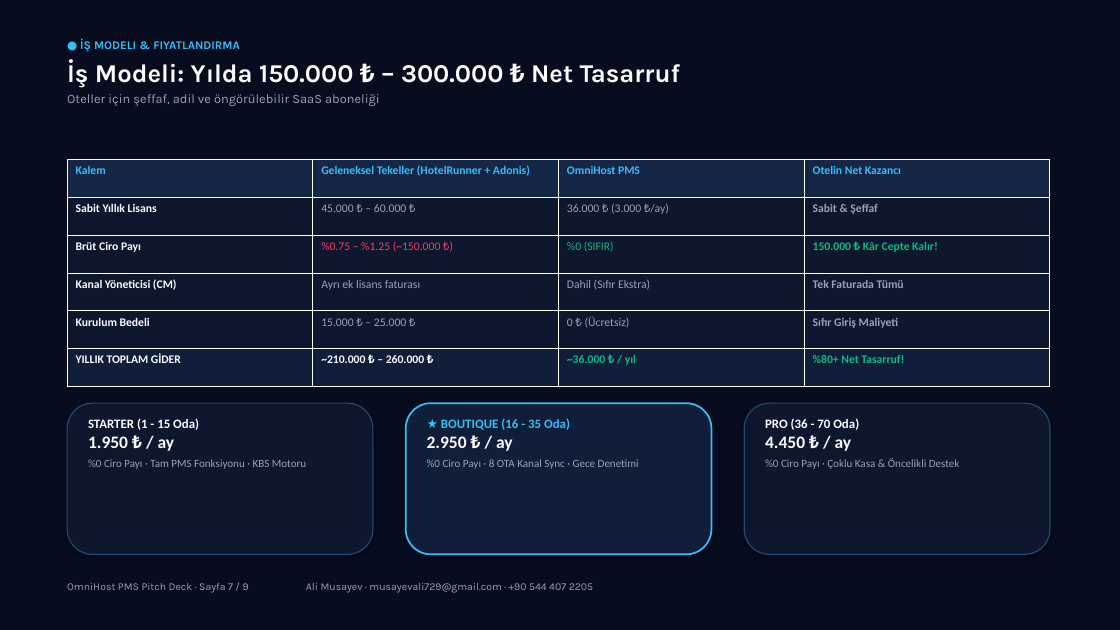
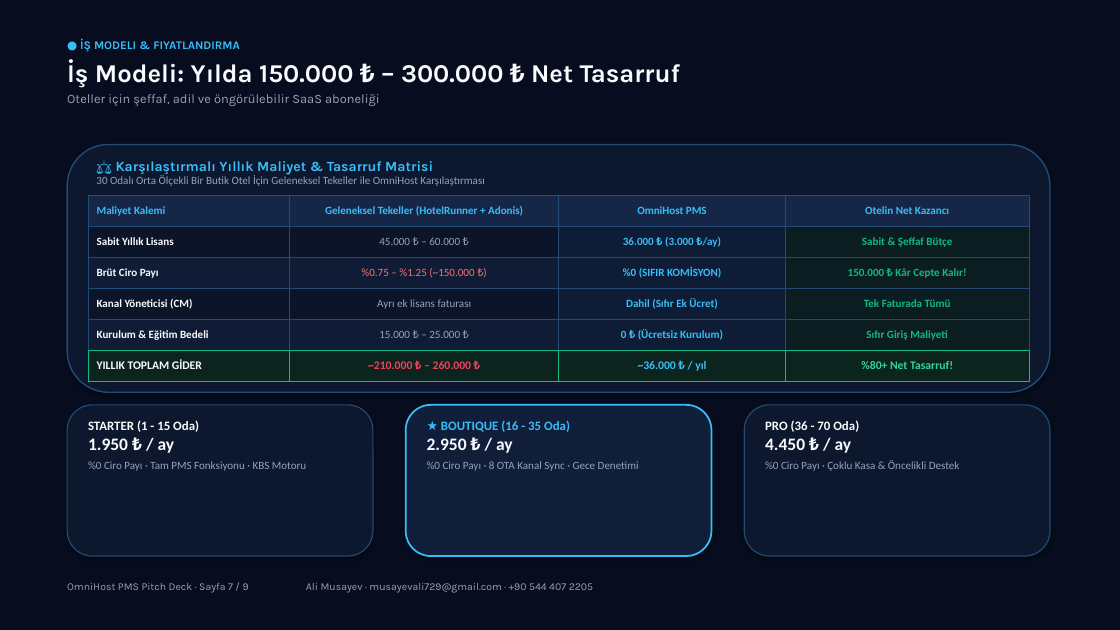
Before and after one commit to ForrestNight17/omnihost-pms, a slide deck: slide 7 of OmniHost_Sunum_Ali_Musayev.pptx. Drawn at 1120x630 pixels with LibreOffice and Linux fonts; fonts in the diff are those of the drawing. Boxes give left, top, right and bottom in pixels: in the first picture for what was removed or moved away, otherwise in the second. Text is boxed around its words. In the diff, an @@ line names an element or a change of style, - is before the commit and + after.

Commit message:
style(presentation): frame tables on slide 3 and 7 in rounded card containers with styled borders

```diff
--- a/OmniHost_Sunum_Ali_Musayev.pptx
+++ b/OmniHost_Sunum_Ali_Musayev.pptx
@@ rounded rectangle added at <box>67,145,1050,392</box>, fill #0D172E, outline #224B75 1.2 pt @@
@@ text added at <box>96,161,484,186</box>, 9.5 pt, text #94A3B8 @@
+⚖️ Karşılaştırmalı Yıllık Maliyet & Tasarruf Matrisi
+30 Odalı Orta Ölçekli Bir Butik Otel İçin Geleneksel Tekeller ile OmniHost Karşılaştırması
@@ table at <box>88,195,1029,381</box> @@
-row 1, column 1: Kalem
+row 1, column 1: Maliyet Kalemi
-row 2, column 4: Sabit & Şeffaf
+row 2, column 4: Sabit & Şeffaf Bütçe
-row 3, column 3: %0 (SIFIR)
+row 3, column 3: %0 (SIFIR KOMİSYON)
-row 4, column 3: Dahil (Sıfır Ekstra)
+row 4, column 3: Dahil (Sıfır Ek Ücret)
-row 5, column 1: Kurulum Bedeli
+row 5, column 1: Kurulum & Eğitim Bedeli
-row 5, column 3: 0 ₺ (Ücretsiz)
+row 5, column 3: 0 ₺ (Ücretsiz Kurulum)
@@ fill #0D172E to #0B1428 in 4 cells @@
@@ fill #0D172E to #0E1C36 in 4 cells @@
@@ fill #0D172E to #0B1D20 in 4 cells @@
@@ fill #0D172E to #101C36 in 4 cells @@
@@ fill #111E3A to #0C241E in row 6 @@
@@ size 10 to 9.5 pt in "Geleneksel Tekeller (HotelRunner + Adonis)", "OmniHost PMS", "Otelin Net Kazancı", "Sabit Yıllık Lisans" and 10 more places @@
@@ text colour #94A3B8 to #38BDF8, bold on in "36.000 ₺ (3.000 ₺/ay)" @@
@@ text colour #F43F5E to #F87171 in "%0.75 – %1.25 (~150.000 ₺)" @@
@@ text colour #94A3B8 to #10B981 in "Tek Faturada Tümü", "Sıfır Giriş Maliyeti" @@
@@ text colour #F8FAFC to #F43F5E in "~210.000 ₺ – 260.000 ₺" @@
@@ text colour #10B981 to #38BDF8 in "~36.000 ₺ / yıl" @@
@@ text colour #10B981 to #34D399 in "%80+ Net Tasarruf!" @@
@@ alignment left to centre @@
@@ borders changed @@
@@ table: place and size @@
-table at <box>67,160,1049,386</box>
+table at <box>88,195,1029,381</box>
```
Also in this commit, not shown: 1 other slide changed.
